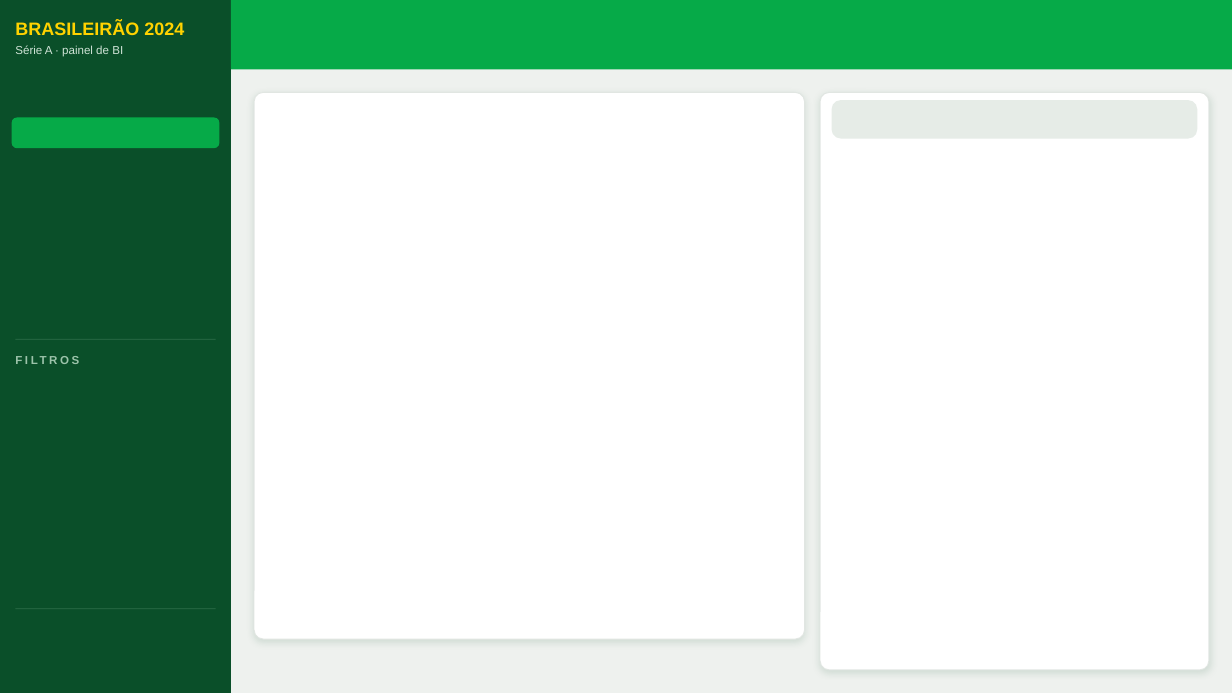
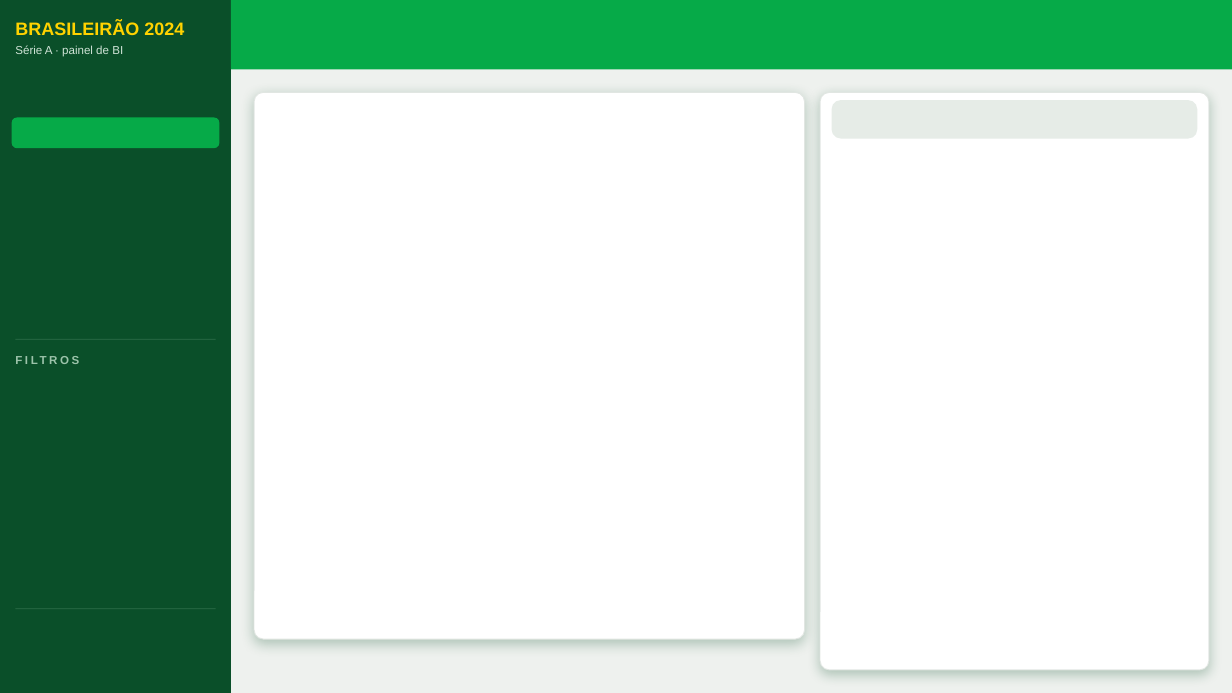
Before and after one commit to thiagomiranda396/Brasileir-o2024, a slide deck: slide 13 of powerbi/design/Brasileirao2024_layout_powerbi.pptx. Drawn at 1232x693 pixels with LibreOffice and Linux fonts; fonts in the diff are those of the drawing. Boxes give left, top, right and bottom in pixels: in the first picture for what was removed or moved away, otherwise in the second. Text is boxed around its words. In the diff, an @@ line names an element or a change of style, - is before the commit and + after.

```diff
--- a/powerbi/design/Brasileirao2024_layout_powerbi.pptx
+++ b/powerbi/design/Brasileirao2024_layout_powerbi.pptx
@@ rounded rectangle at [254, 92, 805, 640]: shadow changed @@
@@ rounded rectangle at [821, 92, 1210, 670]: shadow changed @@
```
Also in this commit, not shown: 11 other slides changed, 47 other files.
